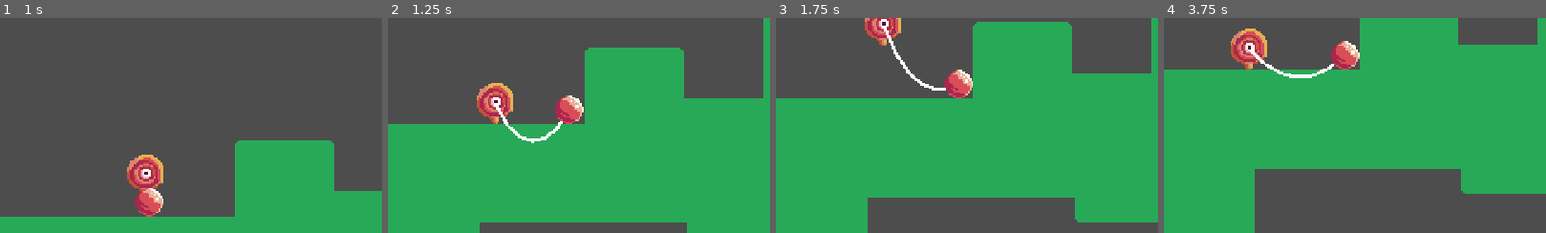
Above: before the commit, frames 1-4 (left to right).
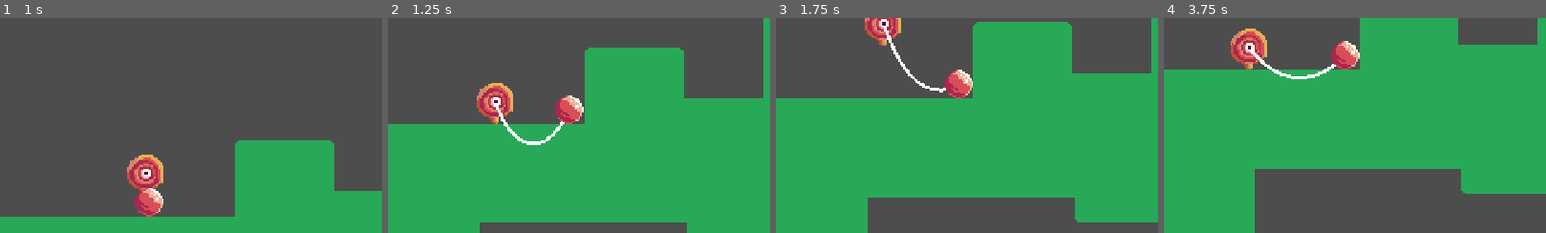
Above: after the commit, the same moments.

Repository: Duocuokie/haven
Game: Godot game, scene res://Game/Main.tscn
Same seed, same stepped clock (60 frames per second), same inputs: the game is played once before the commit and once after it.
Inputs (mouse positions are % of the whole screen's width and height, from its top left):
- Up to frame 1 (1 s): tap Enter at 0.5 s; move the mouse to (72, 45) at 0.52 s; press the mouse at (72, 45) at 0.53 s; hold Right (otherright) from 0.53 s (still down); tap J (jump) at 0.77 s
- Up to frame 2 (1.25 s): keep holding Right (otherright)
- Up to frame 3 (1.75 s): keep holding Right (otherright); move the mouse to (30, 55) at 1.27 s; release the mouse at (30, 55) at 1.28 s; click (30, 55) at 1.35 s; tap J (jump) at 1.52 s
- Up to frame 4 (3.75 s): move the mouse to (60, 28) at 2.02 s; release Right (otherright) at 2.03 s; press the mouse at (60, 28) at 2.03 s; hold A (left) 2.03-2.78 s; move the mouse to (45, 70) at 2.77 s; release the mouse at (45, 70) at 2.78 s; hold Right (otherright) from 2.78 s (still down); click (45, 70) at 2.85 s; tap J (jump) at 3.02 s; move the mouse to (80, 65) at 3.52 s; press the mouse at (80, 65) at 3.53 s
The pictures show only the part of the screen within x 34-84%, y 41-91%; the shares and areas given below are measured in that part.

Frame 1 is identical in both runs. In frame 2, 0.4% of the frame differs, in the area x 28-47%, y 41-60%; in frame 3, 0.1%; in frame 4, 0.2%.

Commit message:
code

Diff:
--- a/UNSORTED/StringLine.gd
+++ b/UNSORTED/StringLine.gd
@@ -19,14 +19,15 @@
 		increment *= -1
 		h *= -1
 		v *= -1
+
 	if Length**2 > (h**2 + v**2):
 		var a = 1
 		# parametric equation idk
-		var step = 1
+		var step = 0.1
 		while sqrt(Length**2 - v**2) < (2 * a * sinh(h/(2*a))):
 			a += step
 		# find suitable value for a
-
+		# around h = 10, the length starts decreasing due to q going up
 		var p = (h - a * log((Length + v)/(Length - v)))/2
 		var q = (v - Length * (cosh(h/(2*a))/sinh(h/(2*a))))/2
 		if v == 0: q = 0
--- /dev/null
+++ b/UNSORTED/lookingeyecodeexcerpt.gd
@@ -0,0 +1,8 @@
+extends Node
+@export var spritegroup: Array[Sprite2D]
+@export var target: Node2D
+
+func _process(delta: float) -> void:
+	for sprite: Sprite2D in spritegroup:
+		var direction : Vector2 = target.global_position - sprite.global_position
+		sprite.offset = direction.normalized() * 20
--- a/World/World.tscn
+++ b/World/World.tscn
@@ -405,6 +405,9 @@
 [node name="PaddleBall" parent="Level" unique_id=1587710769 instance=ExtResource("3_o14yy")]
 position = Vector2(57, 148)
 
+[node name="StringLine" parent="Level/PaddleBall" index="2" unique_id=1241934474]
+points = PackedVector2Array(0, 0, 0, 0, 0, 0, 0, 0, 0, 0, 0, 0, 0, 0, 0, 0, 0, 0, 0, 0)
+
 [node name="TileMapLayer" type="TileMapLayer" parent="Level" unique_id=2045188867]
 tile_map_data = PackedByteArray("AAADAA4AAAABAAEAAAAFAA4AAAABAAEAAAAEAA4AAAABAAEAAAAGAA4AAAABAAEAAAAIAA8AAAABAAEAAAAHAA …(20480 unchanged characters)…
 tile_set = SubResource("TileSet_c4hok")
Not shown, added: UNSORTED/lookingeyecodeexcerpt.gd.uid
